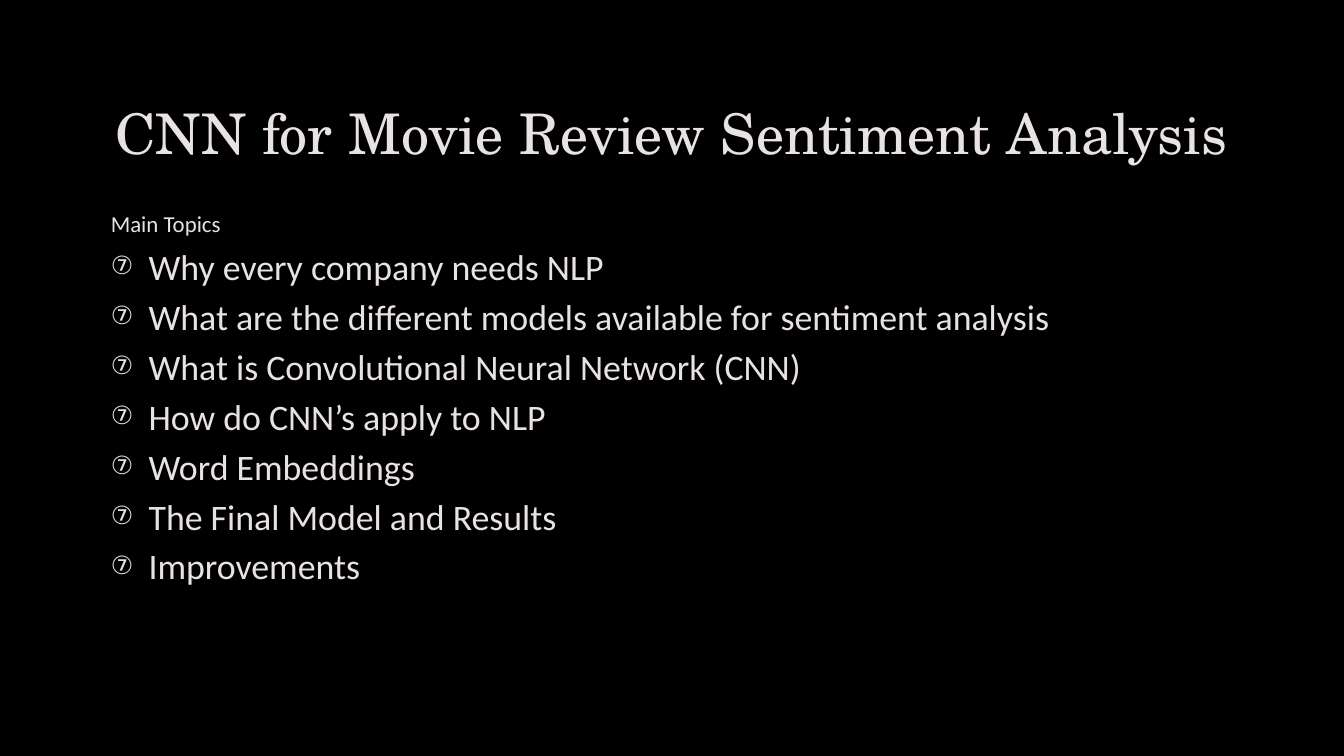
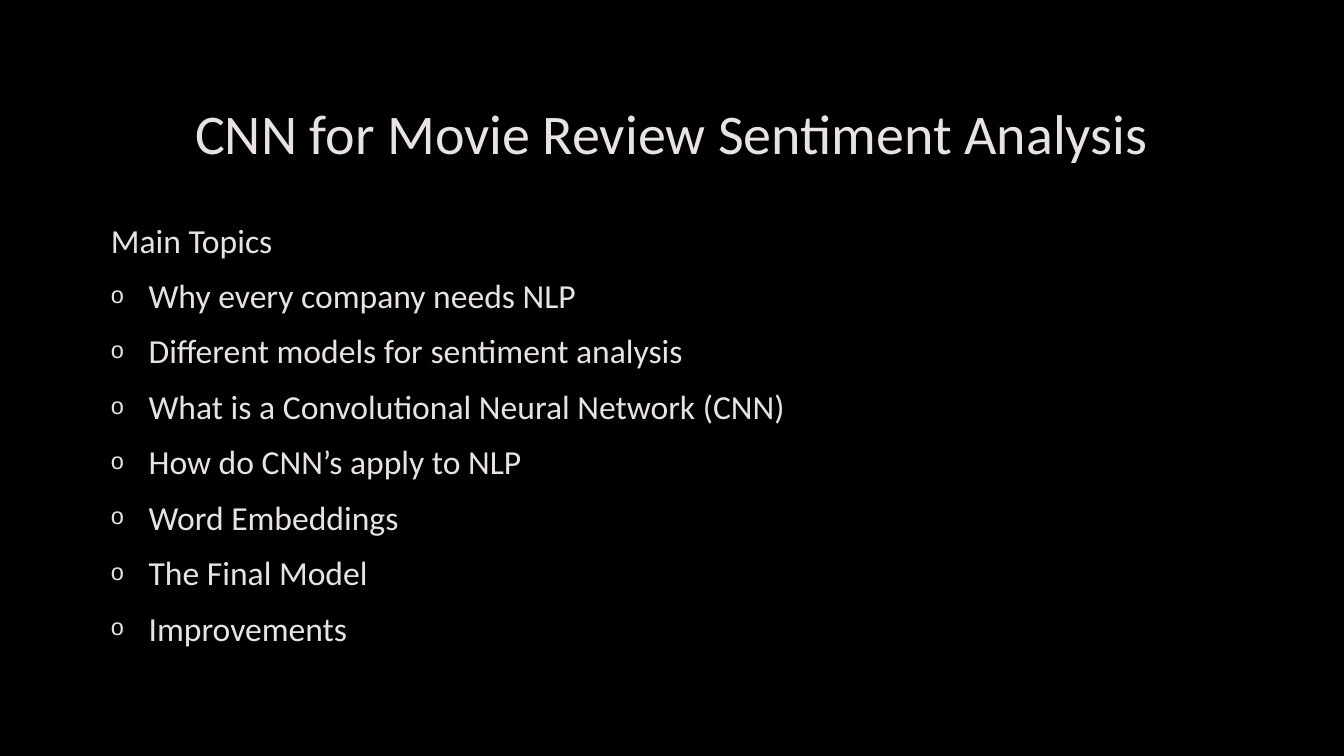
Before and after one commit to psyfb2/Movie-Review-Sentiment-Analysis, a slide deck: slide 1 of CNN for Movie Review Sentiment Analysis.pptx. Drawn at 1344x756 pixels with LibreOffice and Linux fonts; fonts in the diff are those of the drawing; background and template pictures are left out. Boxes give left, top, right and bottom in pixels: in the first picture for what was removed or moved away, otherwise in the second. Text is boxed around its words. In the diff, an @@ line names an element or a change of style, - is before the commit and + after.

```diff
--- a/CNN for Movie Review Sentiment Analysis.pptx
+++ b/CNN for Movie Review Sentiment Analysis.pptx
@@ title "CNN for Movie Review Sentiment ..." at (195,115,1148,163): font TeX Gyre Schola to Calibri @@
@@ subtitle at (111,230,576,647): size 16.3 to 24 pt in "Main Topics"; size 25.6 to 24 pt in "Why every company needs NLP", "How do CNN’s apply to NLP", "Word Embeddings", "Improvements"; line spacing 0.8 to 1; more space between paragraphs; bullet ⑦ to o @@
@@ subtitle at (149,339,785,424): text changed; size 25.6 to 24 pt @@
-⑦ What are the different models available for sentiment analysis
-⑦ What is Convolutional Neural Network (CNN)
+o Different models for sentiment analysis
+o What is a Convolutional Neural Network (CNN)
@@ subtitle at (149,561,367,586): text changed; size 25.6 to 24 pt @@
-⑦ The Final Model and Results
+o The Final Model
```
Also in this commit, not shown: 8 other slides changed, 12 other files.
